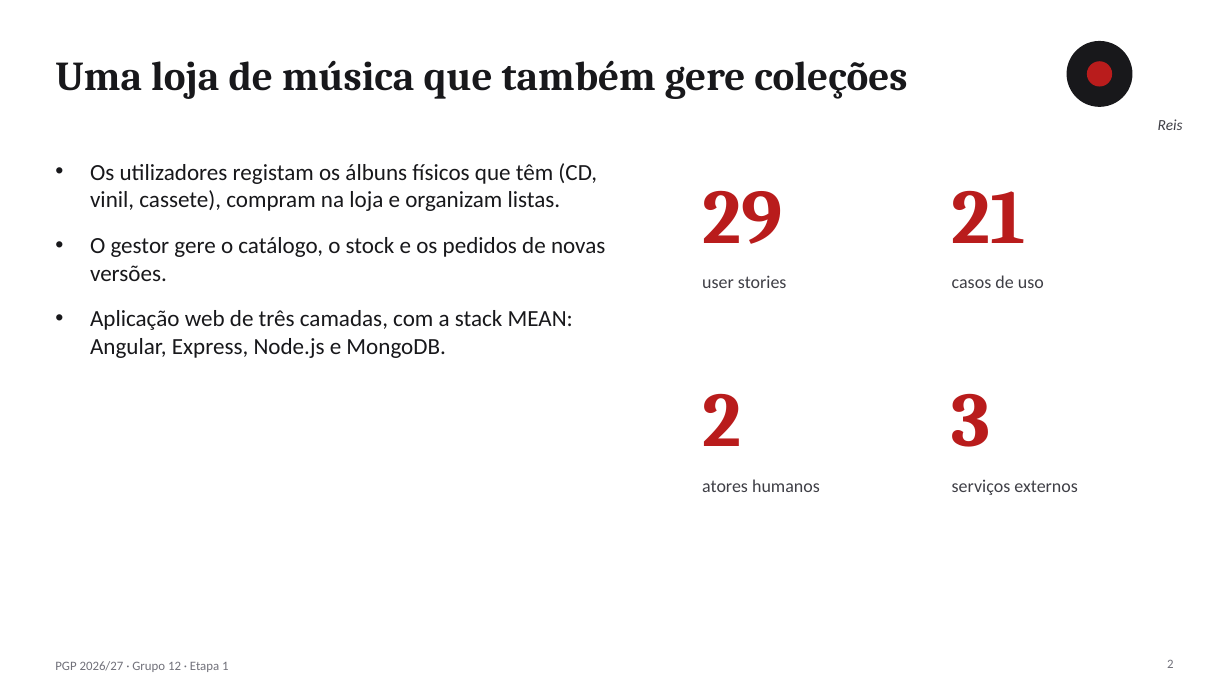
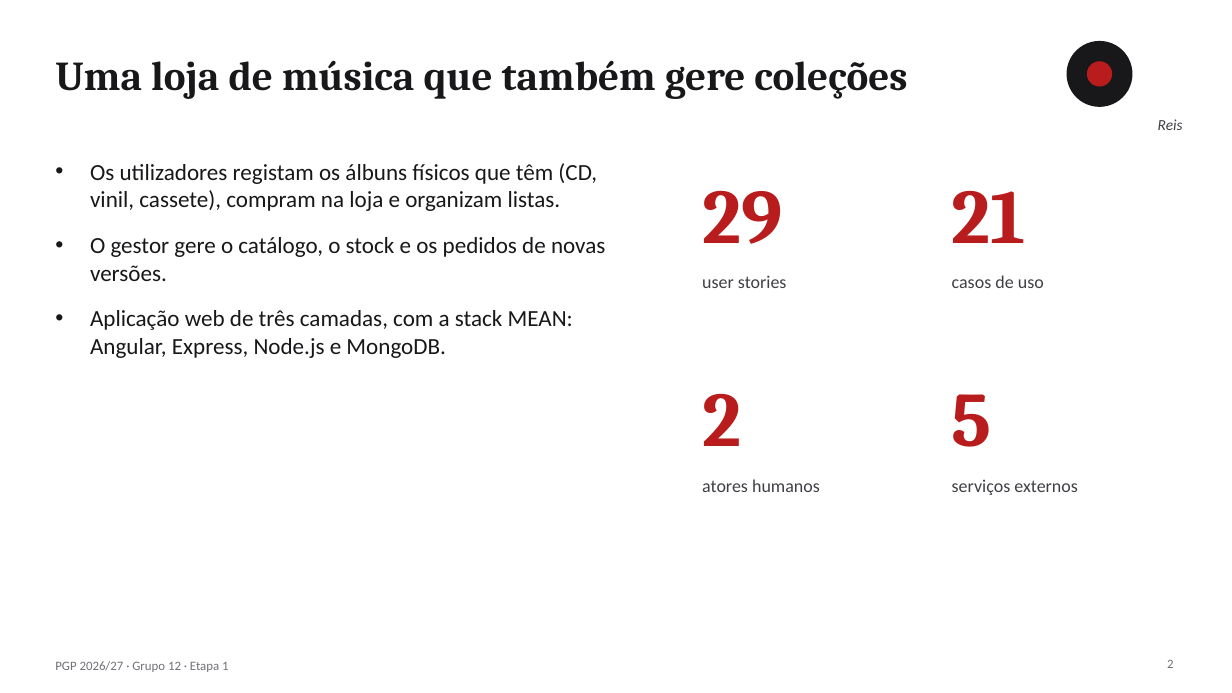
Before and after one commit to malat0o/PGP, a slide deck: slide 2 of etapa1/relatorio/PGP-2627-G12-E1-apresentacao.pptx. Drawn at 1232x693 pixels with LibreOffice and Linux fonts; fonts in the diff are those of the drawing. Boxes give left, top, right and bottom in pixels: in the first picture for what was removed or moved away, otherwise in the second. Text is boxed around its words. In the diff, an @@ line names an element or a change of style, - is before the commit and + after.

```diff
--- a/etapa1/relatorio/PGP-2627-G12-E1-apresentacao.pptx
+++ b/etapa1/relatorio/PGP-2627-G12-E1-apresentacao.pptx
@@ text at [952,394,992,447]: text changed @@
-3
+5
```
Also in this commit, not shown: 7 other slides changed, 12 other files.
